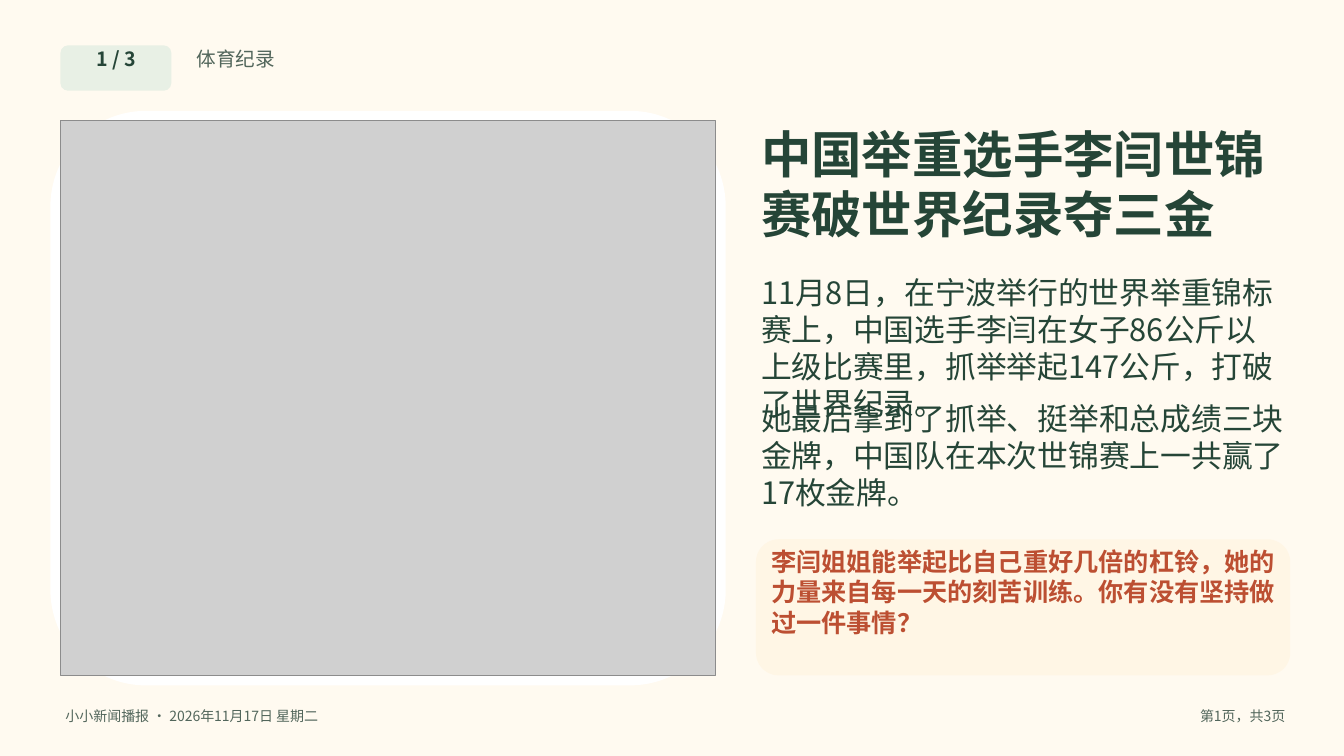
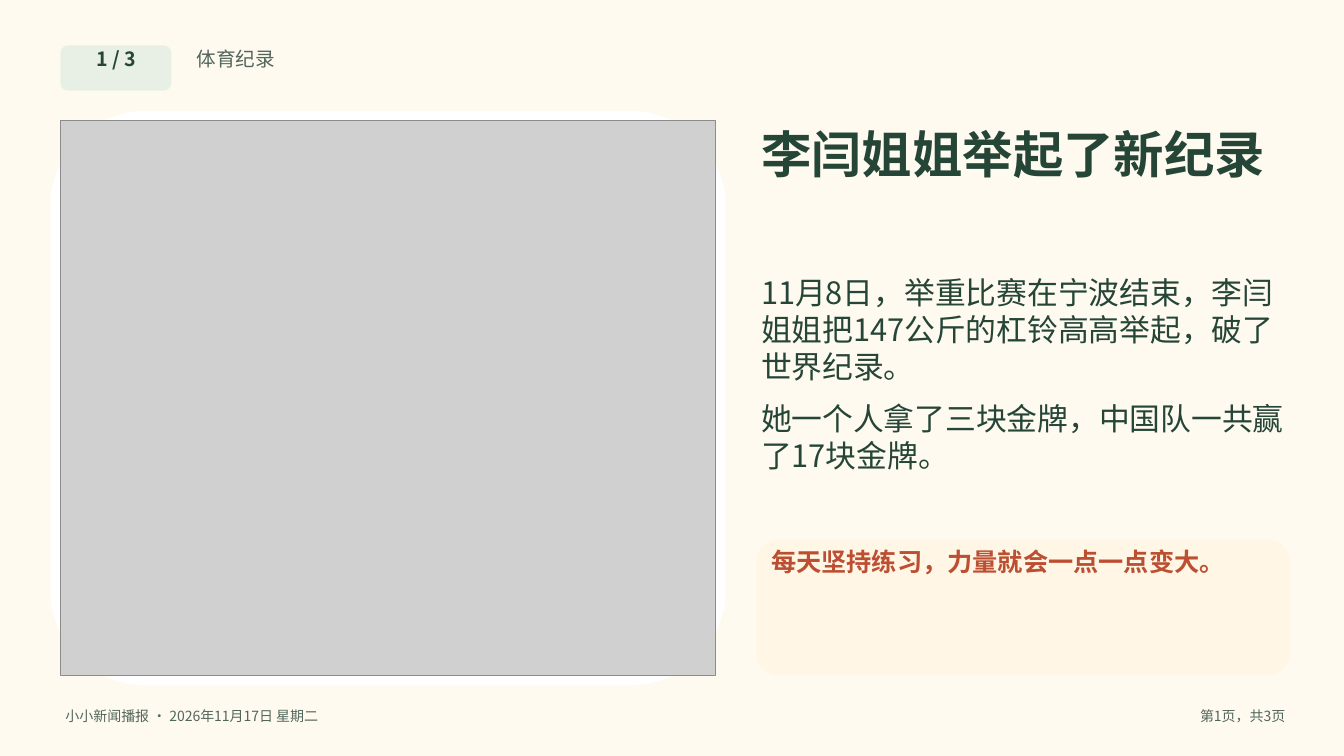
Before and after one commit to solomonhe-hgx/daily-news, a slide deck: slide 1 of daily-news/2026-11-17/今日新闻-2026-11-17.pptx. Drawn at 1344x756 pixels with LibreOffice and Linux fonts; fonts in the diff are those of the drawing; grey boxes stand for pictures. Boxes give left, top, right and bottom in pixels: in the first picture for what was removed or moved away, otherwise in the second. Text is boxed around its words. In the diff, an @@ line names an element or a change of style, - is before the commit and + after.

```diff
--- a/daily-news/2026-11-17/今日新闻-2026-11-17.pptx
+++ b/daily-news/2026-11-17/今日新闻-2026-11-17.pptx
@@ text at [761, 130, 1265, 178]: text changed @@
-中国举重选手李闫世锦赛破世界纪录夺三金
+李闫姐姐举起了新纪录
@@ text at [761, 278, 1273, 381]: text changed @@
-11月8日，在宁波举行的世界举重锦标赛上，中国选手李闫在女子86公斤以上级比赛里，抓举举起147公斤，打破了世界纪录。
+11月8日，举重比赛在宁波结束，李闫姐姐把147公斤的杠铃高高举起，破了世界纪录。
@@ text at [761, 403, 1284, 470]: text changed @@
-她最后拿到了抓举、挺举和总成绩三块金牌，中国队在本次世锦赛上一共赢了17枚金牌。
+她一个人拿了三块金牌，中国队一共赢了17块金牌。
@@ text at [771, 549, 1225, 574]: text changed @@
-李闫姐姐能举起比自己重好几倍的杠铃，她的力量来自每一天的刻苦训练。你有没有坚持做过一件事情？
+每天坚持练习，力量就会一点一点变大。
```
Also in this commit, not shown: 2 other slides changed, 7 other files.
